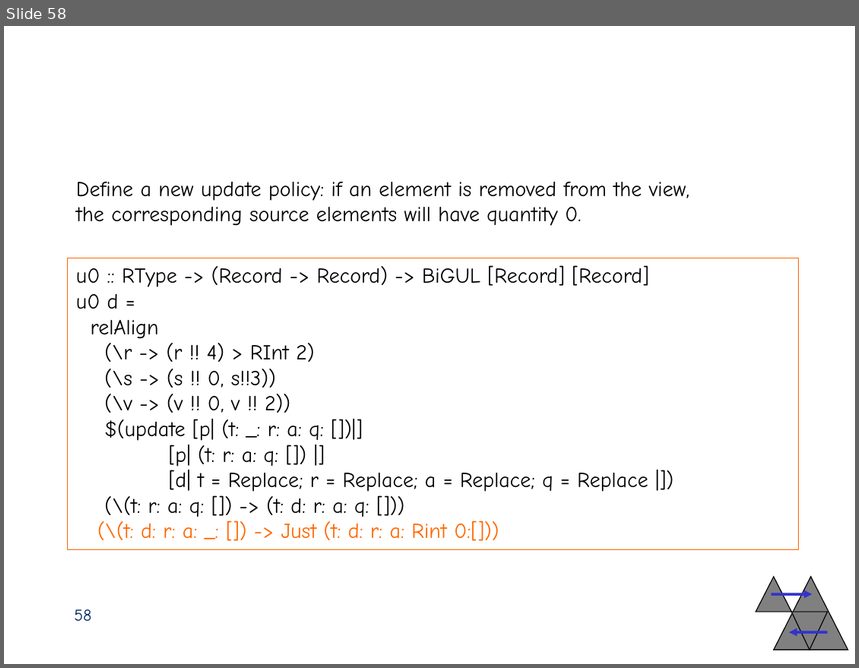
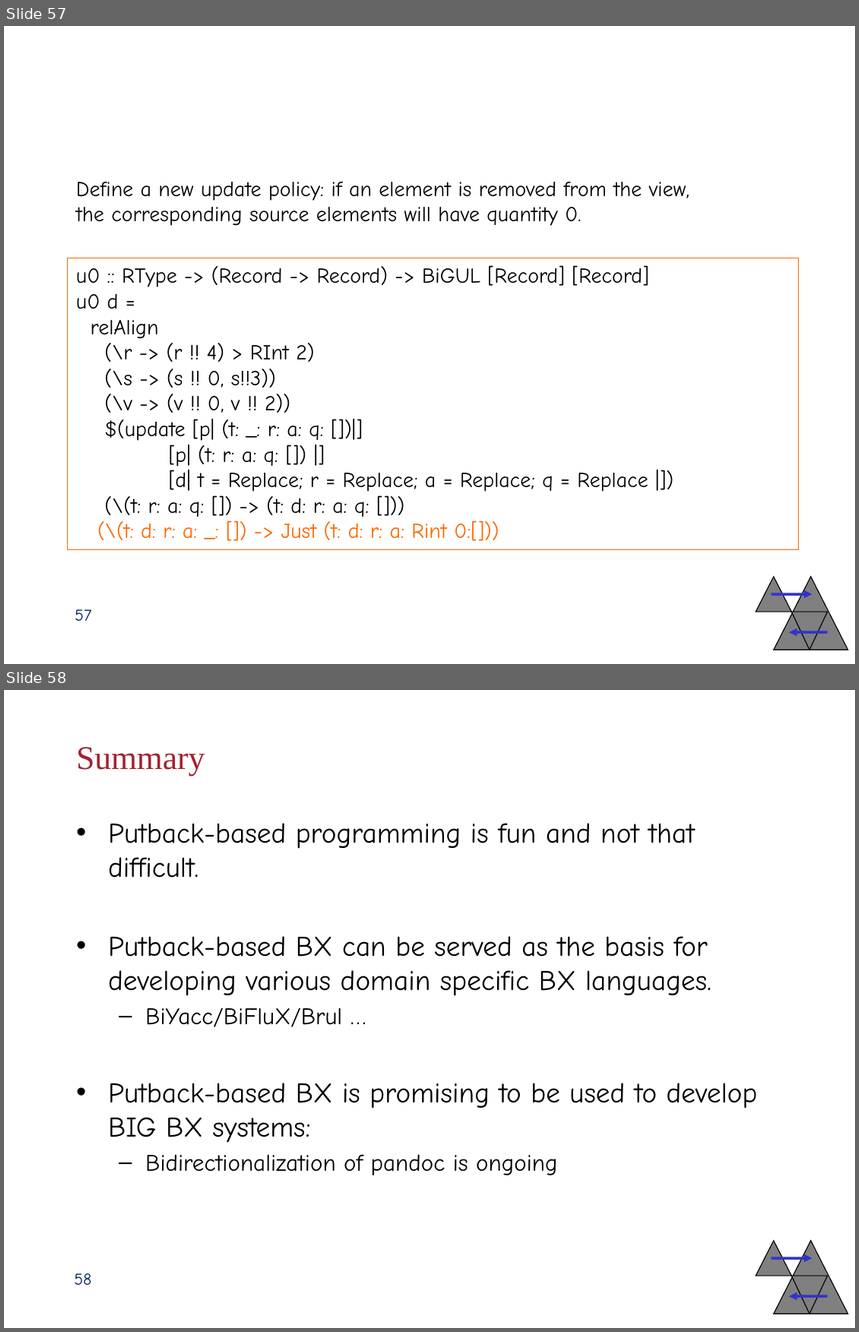
Before and after one commit to blank71/bigul-nix-flake, a slide deck: SummerSchool16/slides/hu.pptx. Shown one above the other, each under a label of ours: slide 58 before the commit, slides 57 and 58 after it. The pictures are 859x668 and 859x1332 pixels, drawn with LibreOffice and Linux fonts; fonts in the diff are those of the drawing; background and template pictures are left out. Boxes give left, top, right and bottom in pixels: in the first picture for what was removed or moved away, otherwise in the second. Text is boxed around its words. In the diff, an @@ line names an element or a change of style, - is before the commit and + after.

Commit message:
minor

```diff
--- a/SummerSchool16/slides/hu.pptx
+++ b/SummerSchool16/slides/hu.pptx
@@ slide 58 added at [4,690,855,1328], background #FFFFFF; not listed: 5 template elements that a slide beside it also shows @@
@@ title added at [76,747,205,776], 28 pt, text #A52131 @@
+Summary
@@ text added at [108,823,758,1176], 24 pt, text #000000 @@
+• Putback-based programming is fun and not that difficult.
+• Putback-based BX can be served as the basis for developing various domain specific BX languages.
+  – BiYacc/BiFluX/Brul …
+• Putback-based BX is promising to be used to develop BIG BX systems:
+  – Bidirectionalization of pandoc is ongoing
@@ page number added at [74,1274,91,1285], 14 pt, text #03235E @@
+58
@@ what was slide 58 is now slide 57 @@
@@ page number at [75,610,91,621]: text changed @@
-58
+57
```
Also in this commit, not shown: 1 other slide added, 1 slide removed.
